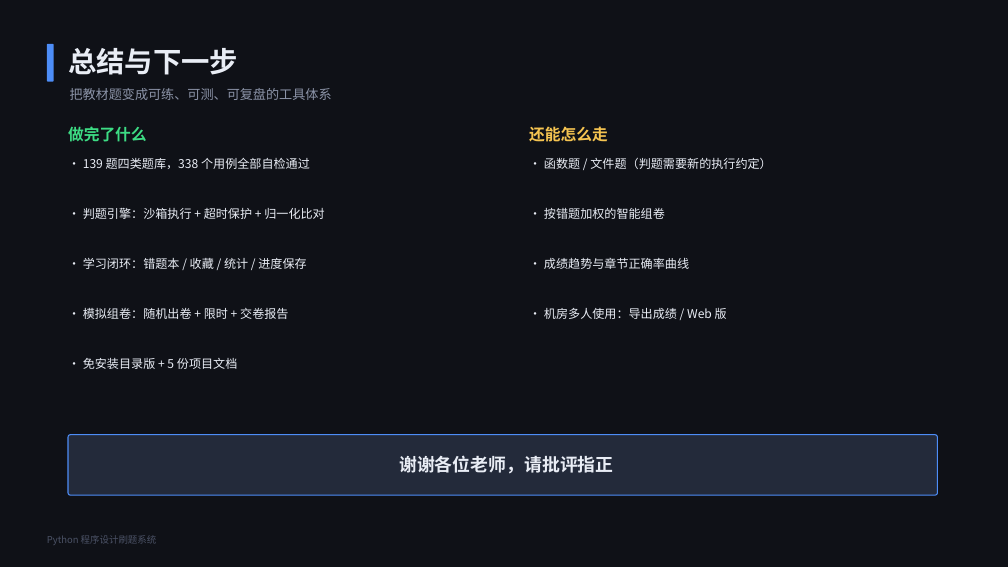
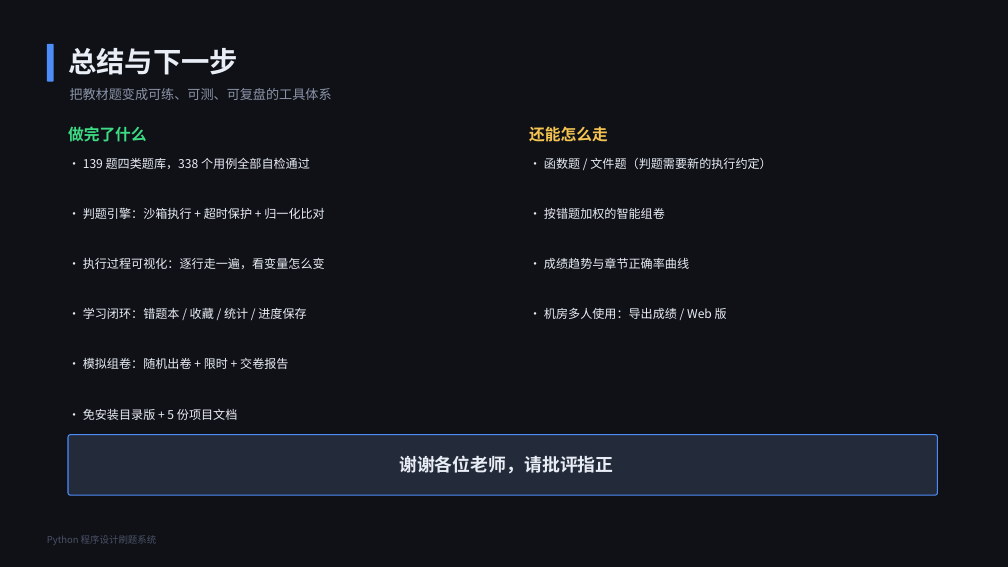
Before and after one commit to telling890/python-quiz-system, a slide deck: slide 19 of docs/4-答辩演示.pptx (slide 18 before the commit). Drawn at 1008x567 pixels with LibreOffice and Linux fonts; fonts in the diff are those of the drawing. Boxes give left, top, right and bottom in pixels: in the first picture for what was removed or moved away, otherwise in the second. Text is boxed around its words. In the diff, an @@ line names an element or a change of style, - is before the commit and + after.

Commit message:
feat: 执行过程单步追踪（F6），答辩材料同步更新
- tracer.py：sys.settrace 逐行记录行号 / 局部变量快照 / 累计输出，与判题共用同一套沙箱与用例
- 刷题页新增「执行过程」标签页：当前行高亮 + 变量表 + 已输出 + 可拖时间轴（自绘 TraceScrubber）
- 编辑器旁「单步执行」按钮与 F6 快捷键；判题失败时提示去执行过程逐行回看
- 上限 800 步 / 5 秒，区分「循环太长」与「死循环」给出明确提示
- 新增 _test_trace.py（12 项自检，含 131 道参考答案追踪输出与判题期望逐字比对），CI 增加该 job
- 截图、演示 GIF、README、CHANGELOG 同步；答辩 PPT 新增「执行过程」页并更新架构与总结
- 重新打包 exe 与便携 zip

```diff
--- a/docs/4-答辩演示.pptx
+++ b/docs/4-答辩演示.pptx
@@ text at (x1=83, y1=258, x2=325, y2=269): paragraph added @@
+· 执行过程可视化：逐行走一遍，看变量怎么变
```
Also in this commit, not shown: 1 other slide changed, 1 slide added, 28 other files.
